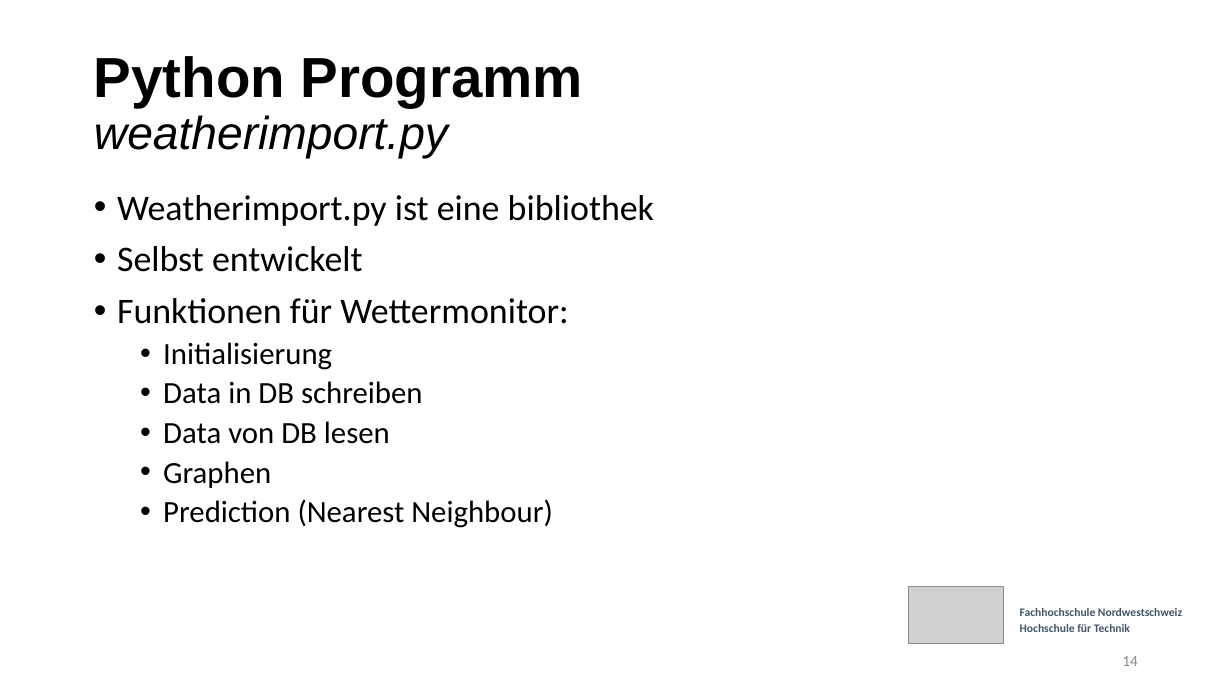
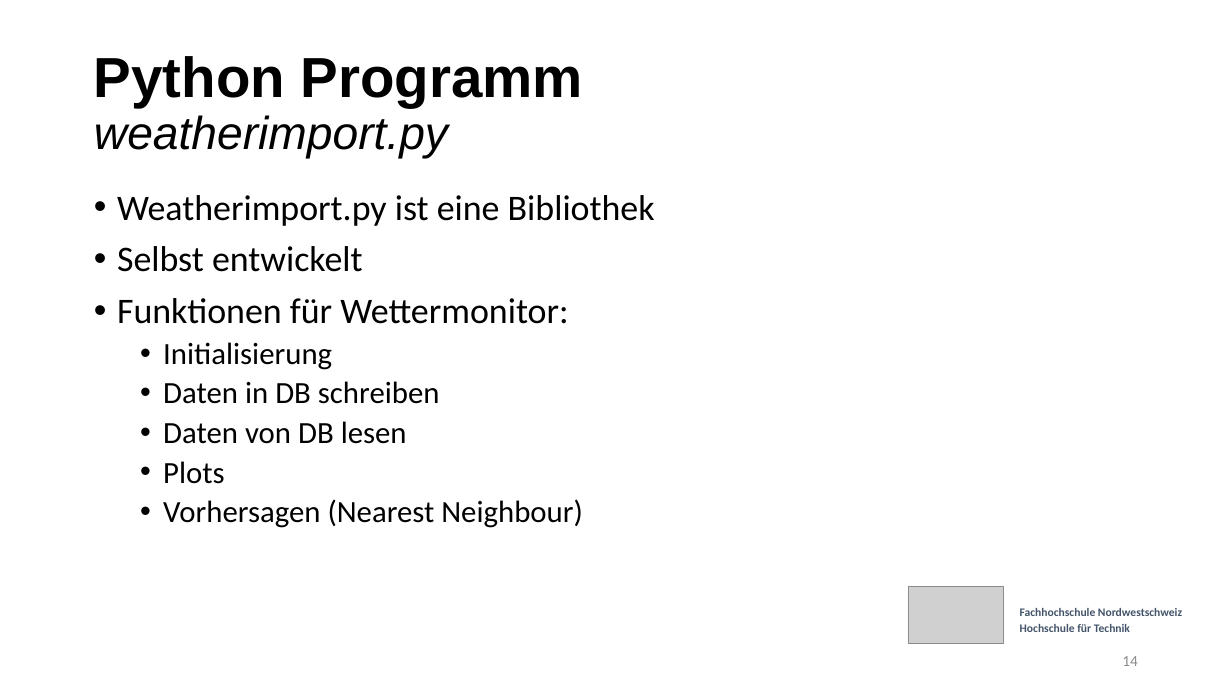
Before and after one commit to etiiiR/FHNW_Wettermonitor, a slide deck: slide 14 of Powerpoint v3.pptx. Drawn at 1232x693 pixels with LibreOffice and Linux fonts; fonts in the diff are those of the drawing; grey boxes stand for pictures. Boxes give left, top, right and bottom in pixels: in the first picture for what was removed or moved away, otherwise in the second. Text is boxed around its words. In the diff, an @@ line names an element or a change of style, - is before the commit and + after.

Commit message:
typo + Folie fürs routing

```diff
--- a/Powerpoint v3.pptx
+++ b/Powerpoint v3.pptx
@@ text at bbox=[117, 195, 655, 226]: text changed @@
-• Weatherimport.py ist eine bibliothek
+• Weatherimport.py ist eine Bibliothek
@@ text at bbox=[163, 381, 583, 528]: text changed @@
-  • Data in DB schreiben
-  • Data von DB lesen
-  • Graphen
-  • Prediction (Nearest Neighbour)
+  • Daten in DB schreiben
+  • Daten von DB lesen
+  • Plots
+  • Vorhersagen (Nearest Neighbour)
```
Also in this commit, not shown: 9 other slides changed, 1 slide added.
